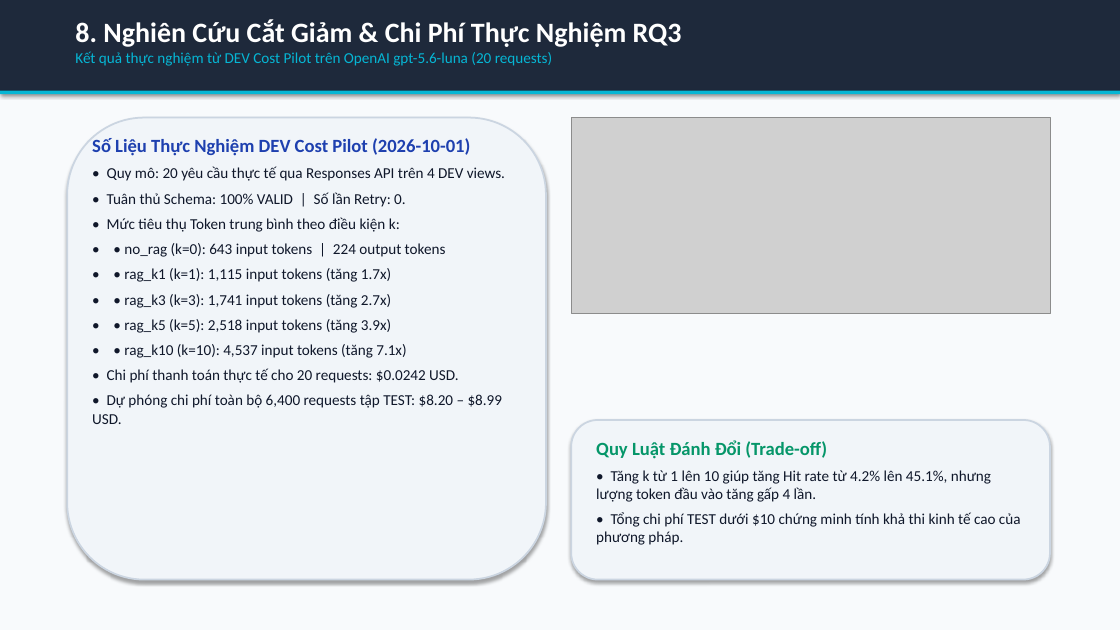
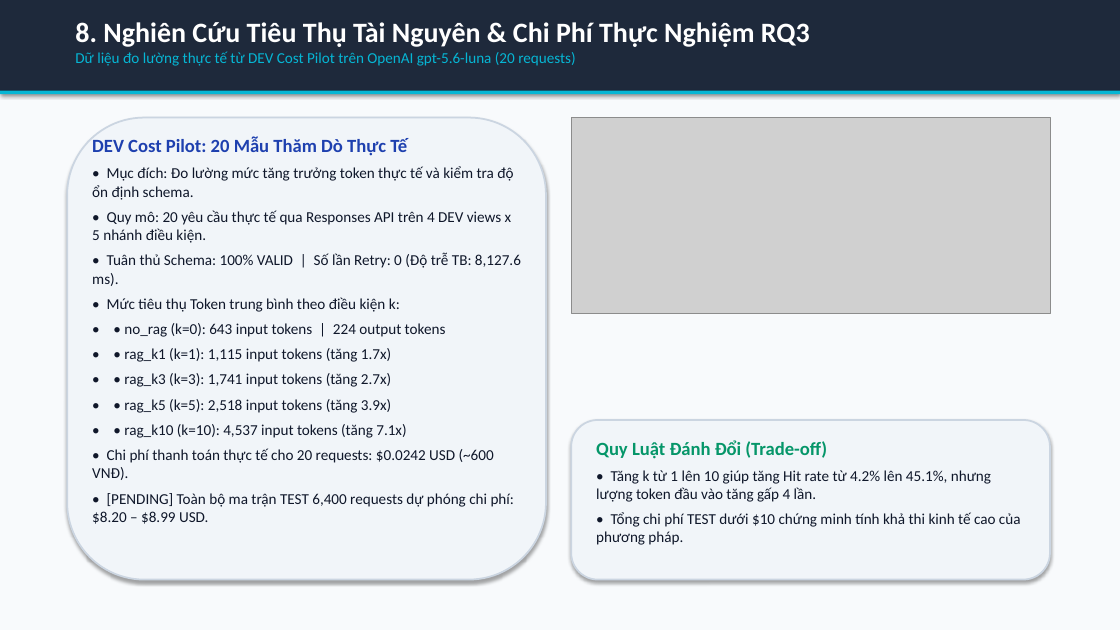
Before and after one commit to habachcp6/RAG2ATTCK, a slide deck: slide 9 of docs/presentation/slides.pptx. Drawn at 1120x630 pixels with LibreOffice and Linux fonts; fonts in the diff are those of the drawing; grey boxes stand for pictures. Boxes give left, top, right and bottom in pixels: in the first picture for what was removed or moved away, otherwise in the second. Text is boxed around its words. In the diff, an @@ line names an element or a change of style, - is before the commit and + after.

```diff
--- a/docs/presentation/slides.pptx
+++ b/docs/presentation/slides.pptx
@@ text at box(75, 22, 810, 66): text changed @@
-8. Nghiên Cứu Cắt Giảm & Chi Phí Thực Nghiệm RQ3
-Kết quả thực nghiệm từ DEV Cost Pilot trên OpenAI gpt-5.6-luna (20 requests)
+8. Nghiên Cứu Tiêu Thụ Tài Nguyên & Chi Phí Thực Nghiệm RQ3
+Dữ liệu đo lường thực tế từ DEV Cost Pilot trên OpenAI gpt-5.6-luna (20 requests)
@@ text at box(92, 137, 521, 286): text changed @@
-Số Liệu Thực Nghiệm DEV Cost Pilot (2026-10-01)
-• Quy mô: 20 yêu cầu thực tế qua Responses API trên 4 DEV views.
-• Tuân thủ Schema: 100% VALID | Số lần Retry: 0.
+DEV Cost Pilot: 20 Mẫu Thăm Dò Thực Tế
+• Mục đích: Đo lường mức tăng trưởng token thực tế và kiểm tra độ ổn định schema.
+• Quy mô: 20 yêu cầu thực tế qua Responses API trên 4 DEV views x 5 nhánh điều kiện.
+• Tuân thủ Schema: 100% VALID | Số lần Retry: 0 (Độ trễ TB: 8,127.6 ms).
@@ text at box(92, 449, 514, 524): text changed @@
-• Chi phí thanh toán thực tế cho 20 requests: $0.0242 USD.
-• Dự phóng chi phí toàn bộ 6,400 requests tập TEST: $8.20 – $8.99 USD.
+• Chi phí thanh toán thực tế cho 20 requests: $0.0242 USD (~600 VNĐ).
+• [PENDING] Toàn bộ ma trận TEST 6,400 requests dự phóng chi phí: $8.20 – $8.99 USD.
```
Also in this commit, not shown: 2 other slides changed, 19 other files.
